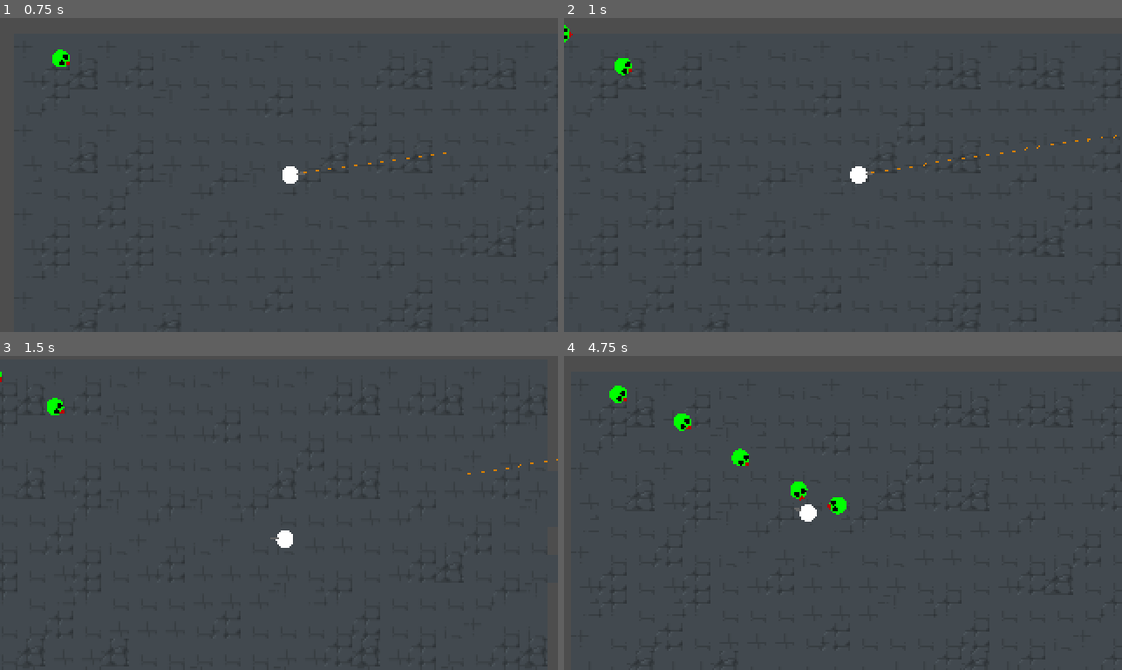
Above: before the commit, frames 1-4 (two rows, left to right).
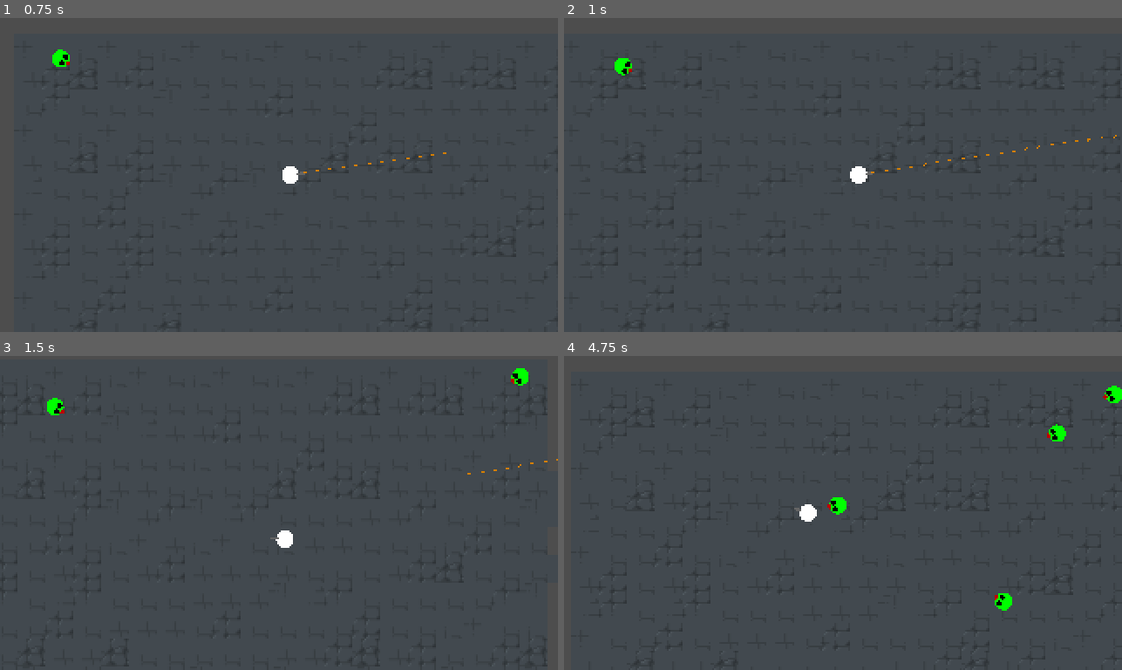
Above: after the commit, the same moments.

Repository: Spookyinator/TroglodyteCSGame
Game: Godot game, scene res://World/level.tscn
Same seed, same stepped clock (60 frames per second), same inputs: the game is played once before the commit and once after it. The project has no main scene, so this scene is started directly.
Inputs (mouse positions are in pixels of both pictures, inside the frame that each line leads up to):
- Up to frame 1 (0.75 s): move the mouse to (401, 159) at 0.52 s; press the mouse at (401, 159) at 0.53 s; hold D (Right) from 0.53 s (still down)
- Up to frame 2 (1 s): keep holding D (Right)
- Up to frame 3 (1.5 s): move the mouse to (167, 528) at 1.27 s; release D (Right) at 1.28 s; release the mouse at (167, 528) at 1.28 s; hold S (Down) from 1.28 s (still down); tap Shift (slide) at 1.35 s
- Up to frame 4 (4.75 s): move the mouse to (898, 443) at 2.02 s; release S (Down) at 2.03 s; press the mouse at (898, 443) at 2.03 s; hold D (Right) 2.03-2.78 s; move the mouse to (815, 575) at 2.77 s; release the mouse at (815, 575) at 2.78 s; hold W (Up) 2.78-3.53 s; tap Shift (slide) at 2.85, 4.35 s; move the mouse to (1010, 560) at 3.52 s; press the mouse at (1010, 560) at 3.53 s; hold A (Left) from 3.53 s (still down); move the mouse to (675, 465) at 4.27 s; release the mouse at (675, 465) at 4.28 s

Frame 1 is identical in both runs. In frame 2, less than 0.1% of the frame differs, in the area x 0-2%, y 2-8%; in frame 3, 0.2%; in frame 4, 1.0%, in the area x 8-100%, y 9-82%.

Commit message:
zombies spawn from four corners now
aye aye

Diff:
--- a/CSPGame/Enemies/enemyTest.gd
+++ b/CSPGame/Enemies/enemyTest.gd
@@ -10,10 +10,8 @@
 var canMove = true
 var gameOver = false
 func _ready():
-	if !gameOver:
-		player = get_node("/root/Level/Player")
-	else:
-		print("game over yeahhhhh")
+	player = get_node("/root/Level/Player")
+
 
 func target(targetPos):
 	#velocity = Vector2.ZERO
--- a/CSPGame/World/level.gd
+++ b/CSPGame/World/level.gd
@@ -2,5 +2,8 @@
 @export var test_zombie_scene: PackedScene
 
 func _on_zombie_timer_timeout():
+	var spawnArray = ["/root/Level/Spawn1","/root/Level/Spawn2","/root/Level/Spawn3","/root/Level/Spawn4"]
 	var zombie = test_zombie_scene.instantiate()
+	var spawnLocation = spawnArray[randi()%4]
+	zombie.global_position = get_node(spawnLocation).global_position
 	add_child(zombie)
--- a/CSPGame/World/level.tscn
+++ b/CSPGame/World/level.tscn
@@ -207,4 +207,15 @@
 [node name="ZombieTimer" type="Timer" parent="."]
 autostart = true
 
+[node name="Spawn1" type="Marker2D" parent="."]
+
+[node name="Spawn2" type="Marker2D" parent="."]
+position = Vector2(338, 0)
+
+[node name="Spawn3" type="Marker2D" parent="."]
+position = Vector2(338, 190)
+
+[node name="Spawn4" type="Marker2D" parent="."]
+position = Vector2(0, 190)
+
 [connection signal="timeout" from="ZombieTimer" to="." method="_on_zombie_timer_timeout"]
